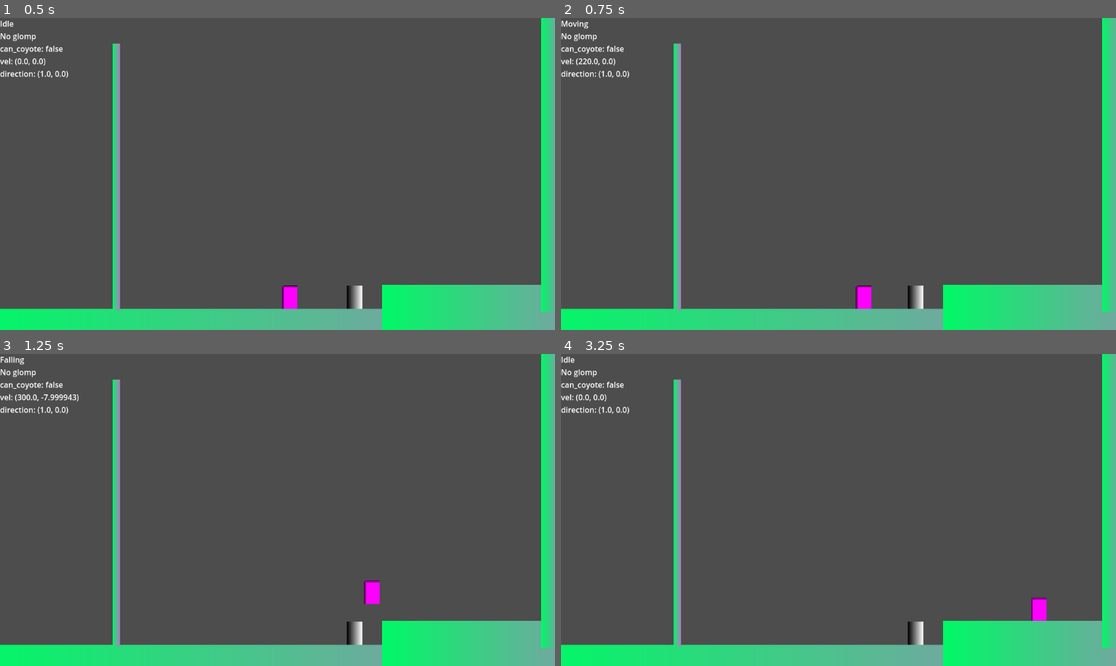
Above: before the commit, frames 1-4 (two rows, left to right).
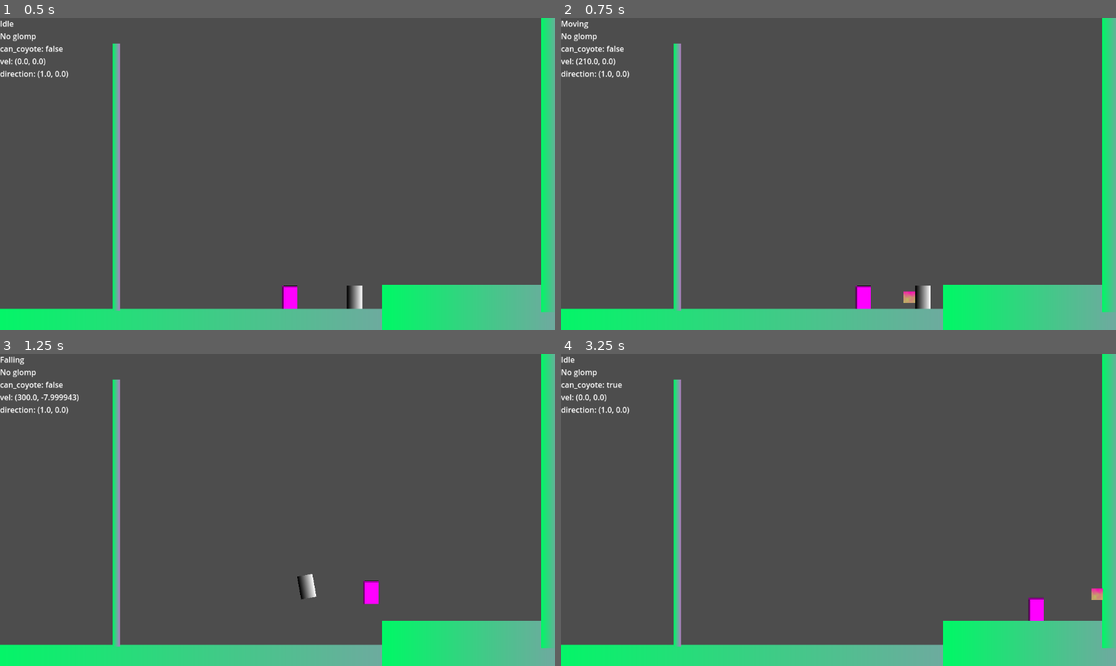
Above: after the commit, the same moments.

Repository: b3e3e3/ultimate-glomp
Game: Godot game, scene res://sandbox.tscn
Two runs of this game, one before a commit and one after it. Both use one fixed random seed, a clock stepped at 60 frames per second and the inputs below.
Inputs (mouse positions are in pixels of both pictures, inside the frame that each line leads up to):
- Up to frame 1 (0.5 s): no input
- Up to frame 2 (0.75 s): tap Enter at 0.5 s; move the mouse to (960, 158) at 0.52 s; hold D (move_right) from 0.53 s (still down); click (960, 158) at 0.6 s
- Up to frame 3 (1.25 s): keep holding D (move_right); tap Space (attack, bound only before the commit) at 0.8 s
- Up to frame 4 (3.25 s): move the mouse to (727, 525) at 1.27 s; release D (move_right) at 1.28 s; hold S (move_down) 1.28-2.03 s; tap Space (attack, bound only before the commit) at 1.35, 2.3, 2.85 s; click (727, 525) at 1.55 s; move the mouse to (894, 441) at 2.02 s; hold D (move_right) 2.03-2.78 s; click (894, 441) at 2.1 s; move the mouse to (810, 572) at 2.77 s; hold W (move_up) from 2.78 s (still down); click (810, 572) at 3.05 s

Frame 1 is identical in both runs. In frame 2, 0.4% of the frame differs, in the area x 3-67%, y 12-94%; in frame 3, 0.4%, in the area x 53-69%, y 70-94%; in frame 4, 0.4%.

Commit message:
attack projectiles (morning star, etc.)

Diff:
--- a/character/player/player.gd
+++ b/character/player/player.gd
@@ -7,6 +7,9 @@
 @onready var climb_area: Area2D = $ClimbArea
 
 var glomped_body: Node2D
+
+var is_attacking: bool = false
+
 
 func _enter_tree() -> void:
 	super._enter_tree()
@@ -23,6 +26,15 @@
 
 func get_glomped_bodies() -> Array[Node2D]:
 	return glomp_area.get_overlapping_bodies()
+
+func attack():
+	if is_attacking: return
+
+	$ProjectileSpawner.spawn_projectile(direction)
+	is_attacking = true
+	$ProjectileSpawner.projectile_finished.connect((func(_p):
+		is_attacking = false
+	), CONNECT_ONE_SHOT)
 
 func glomp_on(body: PhysicsBody2D) -> void:
 	# acquire glomped body
--- /dev/null
+++ b/character/player/player_weapon_projectile.tscn
@@ -0,0 +1,31 @@
+[gd_scene load_steps=6 format=3 uid="uid://4ur8modix6my"]
+
+[ext_resource type="Script" uid="uid://b0ij04hfb1hg4" path="res://projectile/attached_projectile.gd" id="1_1iiy4"]
+
+[sub_resource type="Gradient" id="Gradient_1iiy4"]
+colors = PackedColorArray(1, 0, 0.7254902, 1, 0.735357, 0.735357, 0.3740006, 1)
+
+[sub_resource type="FastNoiseLite" id="FastNoiseLite_1iiy4"]
+noise_type = 0
+
+[sub_resource type="NoiseTexture2D" id="NoiseTexture2D_m0lmd"]
+width = 24
+height = 24
+noise = SubResource("FastNoiseLite_1iiy4")
+color_ramp = SubResource("Gradient_1iiy4")
+
+[sub_resource type="RectangleShape2D" id="RectangleShape2D_1iiy4"]
+size = Vector2(24, 24)
+
+[node name="PlayerWeaponProjectile" type="RigidBody2D"]
+collision_layer = 64
+collision_mask = 9
+contact_monitor = true
+script = ExtResource("1_1iiy4")
+metadata/_custom_type_script = "uid://b0ij04hfb1hg4"
+
+[node name="Sprite2D" type="Sprite2D" parent="."]
+texture = SubResource("NoiseTexture2D_m0lmd")
+
+[node name="CollisionShape2D" type="CollisionShape2D" parent="."]
+shape = SubResource("RectangleShape2D_1iiy4")
--- a/character/player/state/_player_state.gd
+++ b/character/player/state/_player_state.gd
@@ -50,6 +50,10 @@
 func check_for_moving_vertical() -> bool:
 	return controller.get_vertical_input()
 
+## Returns true if the player is trying to attack.
+func check_for_attacking() -> bool:
+	return controller.get_attack_input()
+
 ## Checks if the player is trying to move in the direction they are already moving.
 ## If so, a timer starts of @param time seconds.
 ## If the player is still trying to move in the same direction, returns true.
--- /dev/null
+++ b/character/player/state/attacking.gd
@@ -0,0 +1,5 @@
+class_name PlayerAttackingState extends PlayerState
+
+func on_enter(previous_state: State, _data := {}) -> void:
+	player.attack()
+	goto(previous_state)
--- a/character/player/state/falling.gd
+++ b/character/player/state/falling.gd
@@ -5,6 +5,7 @@
 @onready var throwing_state: State = $"../Throwing"
 @onready var jumping_state: State = $"../Jumping"
 @onready var climbing_state: State = $"../Climbing"
+@onready var attacking_state: State = $"../Attacking"
 
 @export var air_move_speed: float = 300.0
 @export var air_accel_speed: float = 15.0
@@ -16,6 +17,7 @@
 var can_coyote: bool = true
 
 var jumps: int = 0
+
 
 func on_enter(_previous_state: State, data := {}) -> void:
 	character.gravity_enabled = true
@@ -41,6 +43,8 @@
 
 	if check_for_landing():
 		goto(idle_state)
+	elif check_for_attacking():
+		goto(attacking_state)
 	elif check_for_climbing():
 		goto(climbing_state)
 
--- a/character/player/state/idle.gd
+++ b/character/player/state/idle.gd
@@ -4,6 +4,7 @@
 @onready var falling_state: State = $"../Falling"
 @onready var jumping_state: State = $"../Jumping"
 @onready var glomping_state: State = $"../Glomping"
+@onready var attacking_state: State = $"../Attacking"
 
 func on_enter(_previous_state: State, _data := {}) -> void:
 	player.gravity_enabled = true
@@ -14,6 +15,8 @@
 		goto(moving_state)
 	elif check_for_falling():
 		goto(falling_state)
+	elif check_for_attacking():
+		goto(attacking_state)
 	elif check_for_glomping():
 		goto(glomping_state)
 	elif check_for_jumping():
--- a/character/player/state/moving.gd
+++ b/character/player/state/moving.gd
@@ -4,6 +4,7 @@
 @onready var falling_state: State = $"../Falling"
 @onready var jumping_state: State = $"../Jumping"
 @onready var glomping_state: State = $"../Glomping"
+@onready var attacking_state: State = $"../Attacking"
 
 var movement: float = 0.0
 
@@ -18,6 +19,8 @@
 		goto(falling_state)
 	elif check_for_jumping():
 		goto(jumping_state)
+	elif check_for_attacking():
+		goto(attacking_state)
 	elif check_for_glomping():
 		goto(glomping_state)
 	elif check_for_moving_horizontal():
--- a/player.tscn
+++ b/player.tscn
@@ -1,14 +1,17 @@
-[gd_scene load_steps=14 format=3 uid="uid://c1wv0ies7lixs"]
+[gd_scene load_steps=17 format=3 uid="uid://c1wv0ies7lixs"]
 
 [ext_resource type="Script" uid="uid://bt0fbp0l6xn61" path="res://character/player/player.gd" id="1_1jxqw"]
 [ext_resource type="Script" uid="uid://01tdfipkjgo6" path="res://states/state_machine.gd" id="2_dw050"]
+[ext_resource type="Script" uid="uid://bvr66sg8l5ano" path="res://projectile/projectile_spawner.gd" id="2_n7ghd"]
 [ext_resource type="Script" uid="uid://2mkoc7e487wg" path="res://character/player/state/idle.gd" id="3_b26j0"]
+[ext_resource type="PackedScene" uid="uid://4ur8modix6my" path="res://character/player/player_weapon_projectile.tscn" id="3_nvl01"]
 [ext_resource type="Script" uid="uid://dsjk5ljw0trgx" path="res://character/player/state/moving.gd" id="4_n7ghd"]
 [ext_resource type="Script" uid="uid://bq53gcgs65d8t" path="res://character/player/state/jumping.gd" id="5_nvl01"]
 [ext_resource type="Script" uid="uid://odl2jpl1wkoo" path="res://character/player/state/falling.gd" id="6_ivps1"]
 [ext_resource type="Script" uid="uid://b4ma274x0f55t" path="res://character/player/state/glomping.gd" id="7_urp6f"]
 [ext_resource type="Script" uid="uid://dm3deb0vu25fw" path="res://character/player/state/throwing.gd" id="8_dw050"]
 [ext_resource type="Script" uid="uid://d1dxygfyk3hb0" path="res://character/player/state/climbing.gd" id="9_b26j0"]
+[ext_resource type="Script" uid="uid://dgbihqkvw2qv0" path="res://character/player/state/attacking.gd" id="12_ivps1"]
 
 [sub_resource type="PlaceholderTexture2D" id="PlaceholderTexture2D_cojph"]
 size = Vector2(32, 48)
@@ -29,6 +32,11 @@
 DECEL_SPEED = 120.0
 SPEED = 333.0
 metadata/_edit_group_ = true
+
+[node name="ProjectileSpawner" type="Node2D" parent="."]
+script = ExtResource("2_n7ghd")
+projectile_scene = ExtResource("3_nvl01")
+metadata/_custom_type_script = "uid://bvr66sg8l5ano"
 
 [node name="Sprite2D" type="Sprite2D" parent="."]
 texture = SubResource("PlaceholderTexture2D_cojph")
@@ -80,4 +88,7 @@
 script = ExtResource("9_b26j0")
 metadata/_custom_type_script = "uid://d1dxygfyk3hb0"
 
+[node name="Attacking" type="Node" parent="StateMachine"]
+script = ExtResource("12_ivps1")
+
 [connection signal="body_entered" from="GlompArea" to="." method="_on_glomp_area_body_entered"]
--- a/player_controller.gd
+++ b/player_controller.gd
@@ -17,11 +17,15 @@
 func get_vertical_input() -> float:
 	return Input.get_axis(&"move_up", &"move_down")
 
-func get_jump_input() -> bool:
-	return Input.is_action_just_pressed(&"jump")
-
 func just_pressed_horizontal():
 	return Input.is_action_just_pressed(&"move_left") || Input.is_action_just_pressed(&"move_right")
 
 func just_pressed_vertical():
 	return Input.is_action_just_pressed(&"move_up") || Input.is_action_just_pressed(&"move_down")
+
+
+func get_jump_input() -> bool:
+	return Input.is_action_just_pressed(&"jump")
+
+func get_attack_input() -> bool:
+	return Input.is_action_just_pressed(&"attack")
--- a/project.godot
+++ b/project.godot
@@ -66,7 +66,7 @@
 }
 attack={
 "deadzone": 0.2,
-"events": [Object(InputEventKey,"resource_local_to_scene":false,"resource_name":"","device":-1,"window_id":0,"alt_pressed":false,"shift_pressed":false,"ctrl_pressed":false,"meta_pressed":false,"pressed":false,"keycode":0,"physical_keycode":32,"key_label":0,"unicode":32,"location":0,"echo":false,"script":null)
+"events": [Object(InputEventMouseButton,"resource_local_to_scene":false,"resource_name":"","device":-1,"window_id":0,"alt_pressed":false,"shift_pressed":false,"ctrl_pressed":false,"meta_pressed":false,"button_mask":1,"position":Vector2(193, 11),"global_position":Vector2(193, 40),"factor":1.0,"button_index":1,"canceled":false,"pressed":true,"double_click":false,"script":null)
 ]
 }
 limbo_console_toggle={
--- /dev/null
+++ b/projectile/attached_projectile.gd
@@ -0,0 +1,22 @@
+class_name AttachedProjectile extends Projectile
+
+var retracting: bool = false
+
+func get_spin_speed() -> float:
+	return 0.0
+
+func on_hit_finished() -> void:
+	# target_direction = global_position.direction_to(launched_from)
+	retracting = true
+
+	$CollisionShape2D.set_deferred(&"disabled", true)
+
+func _physics_process(delta: float) -> void:
+	super._physics_process(delta)
+	if retracting:
+		target_direction = global_position.direction_to(launched_by.global_position)
+		if global_position.distance_to(launched_by.global_position) < 32:
+			queue_free()
+
+func _exit_tree() -> void:
+	finished.emit()
--- a/projectile/projectile.gd
+++ b/projectile/projectile.gd
@@ -2,12 +2,15 @@
 
 signal finished
 
+@onready var launched_from: Vector2 = self.global_position
 
 @export var speed: float = 1000
 @export var spin_speed: float = 2000
 
-var direction: Vector2 = Vector2(1, 0)
+var target_direction: Vector2 = Vector2.RIGHT
+var _direction: Vector2 = target_direction
 
+var launched_by: Node2D
 
 func _enter_tree() -> void:
 	body_entered.connect(_on_body_entered)
@@ -24,25 +27,34 @@
 	linear_damp = 0
 	gravity_scale = 0
 
-	linear_velocity = direction * speed
+	_direction = target_direction
+	linear_velocity = _direction * speed
+
+	contact_monitor = true
+	max_contacts_reported = 1
 
 func _physics_process(delta: float) -> void:
 	$Sprite2D.rotation_degrees += delta * get_spin_speed()
 
-func _on_body_entered(_body: Node) -> void:
-	if _body.has_method(&"get_hit"):
-		_body.get_hit(self)
-	spinout()
+	if not _direction.is_equal_approx(target_direction):
+		_direction = _direction.slerp(target_direction, delta * 50)
+		print(_direction)
+		linear_velocity = _direction * speed
+
+func _on_body_entered(body: Node) -> void:
+	if body.has_method(&"get_hit"):
+		body.get_hit(self)
+	on_hit_finished()
 
 func get_spin_speed() -> float:
 	return spin_speed * sign(linear_velocity.x)
 	# return linear_velocity.length() * 2
 	# return linear_velocity.x * spin_speed
 
-func spinout() -> void:
+func on_hit_finished() -> void:
 	$CollisionShape2D.set_deferred(&"disabled", true)
 
-	linear_velocity = (-direction * speed * 0.2) + (Vector2.UP * speed * 0.7)
+	linear_velocity = (-target_direction * speed * 0.25) + (Vector2.UP * speed * 0.7)
 
 	# linear_damp = 1.5
 	spin_speed *= 1.5
--- a/projectile/projectile_spawner.gd
+++ b/projectile/projectile_spawner.gd
@@ -1,4 +1,4 @@
-extends Node2D
+class_name ProjectileSpawner extends Node2D
 
 signal projectile_finished(projectile: Projectile)
 
@@ -8,7 +8,9 @@
 	var projectile := projectile_scene.instantiate() as Projectile
 
 	projectile.global_position = global_position
-	projectile.direction = dir
+	projectile.target_direction = dir
+	projectile.launched_by = owner
+
 	owner.get_parent().add_child(projectile)
 
 	projectile.finished.connect(func():
@@ -26,7 +28,7 @@
 		print("On hit")
 		if by is Projectile:
 			by = by as Projectile
-			var p := spawn_projectile(-by.direction)
+			var p := spawn_projectile(-by.target_direction)
 			p.global_position.y = by.global_position.y
-			p.spinout()
+			p.on_hit_finished()
 	).call_deferred()
Not shown: 1 places in character/enemy/enemy_projectile.tscn that only renumber resources
Not shown, added: character/player/state/attacking.gd.uid
Not shown, added: projectile/attached_projectile.gd.uid
